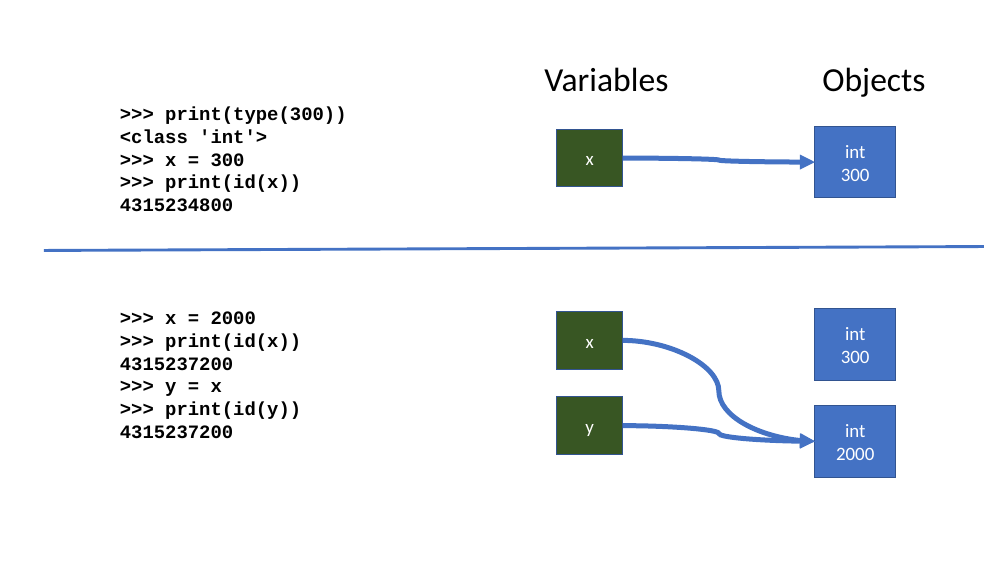
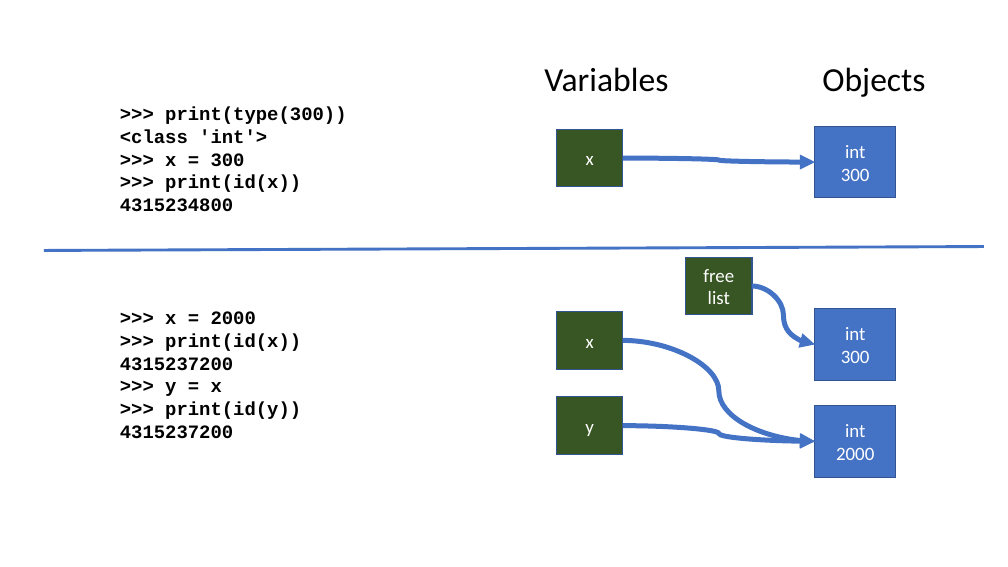
Before and after one commit to csev/dj4e, a slide deck: slide 7 of lectures/PY-01-Variables.pptx. Drawn at 1008x567 pixels with LibreOffice and Linux fonts; fonts in the diff are those of the drawing. Boxes give left, top, right and bottom in pixels: in the first picture for what was removed or moved away, otherwise in the second. Text is boxed around its words. In the diff, an @@ line names an element or a change of style, - is before the commit and + after.

```diff
--- a/lectures/PY-01-Variables.pptx
+++ b/lectures/PY-01-Variables.pptx
@@ rectangle added at [686, 257, 752, 315], fill #385723, outline #325491 1 pt, 18 pt, text #FFFFFF @@
+free
+list
@@ curved arrow added from (752, 286) to (815, 345), #4472C4 4.75 pt @@
```
Also in this commit, not shown: 3 other slides changed.
